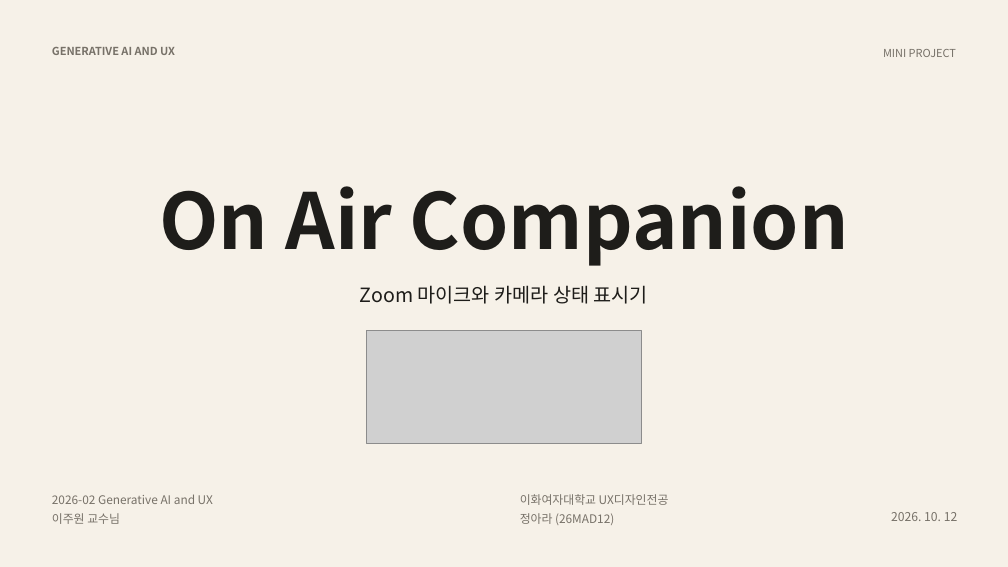
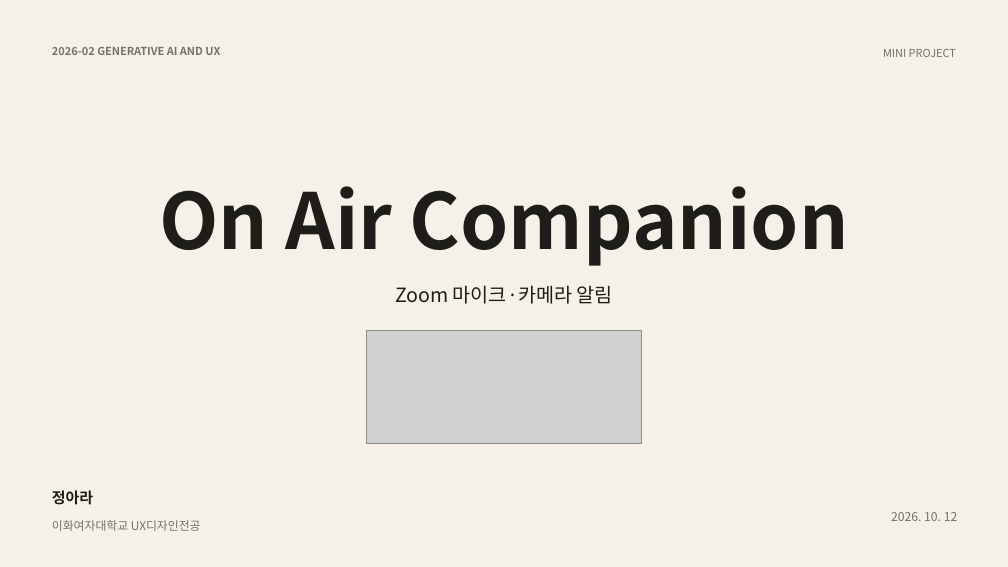
Before and after one commit to arajung-hub/on-air-companion, a slide deck: slide 1 of presentation/On-Air-Companion.pptx. Drawn at 1008x567 pixels with LibreOffice and Linux fonts; fonts in the diff are those of the drawing; grey boxes stand for pictures. Boxes give left, top, right and bottom in pixels: in the first picture for what was removed or moved away, otherwise in the second. Text is boxed around its words. In the diff, an @@ line names an element or a change of style, - is before the commit and + after.

Commit message:
Refine notification wording and simplify the presentation cover

```diff
--- a/presentation/On-Air-Companion.pptx
+++ b/presentation/On-Air-Companion.pptx
@@ text at (52, 47, 220, 55): text changed @@
-GENERATIVE AI AND UX
+2026-02 GENERATIVE AI AND UX
@@ text at (395, 285, 613, 304): text changed @@
-Zoom 마이크와 카메라 상태 표시기
+Zoom 마이크·카메라 알림
@@ text at (52, 490, 93, 505): text changed; size 11.2 to 14.2 pt; text colour #777168 to #1E1D1A; bold on @@
-2026-02 Generative AI and UX
-이주원 교수님
+정아라
@@ text "이화여자대학교 UX디자인전공": place and size @@
-text "이화여자대학교 UX디자인전공" at (520, 494, 669, 525)
+text "이화여자대학교 UX디자인전공" at (52, 520, 201, 531)
@@ text at (520, 513, 614, 525): paragraph removed @@
-정아라 (26MAD12)
```
Also in this commit, not shown: 4 other slides changed, 2 other files.
